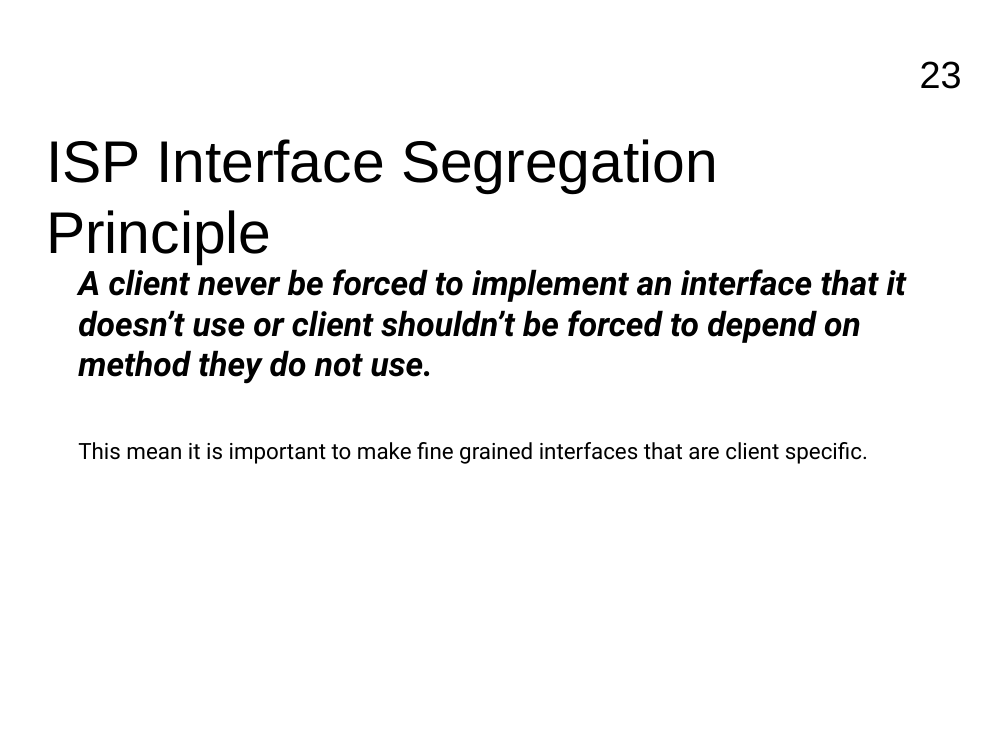
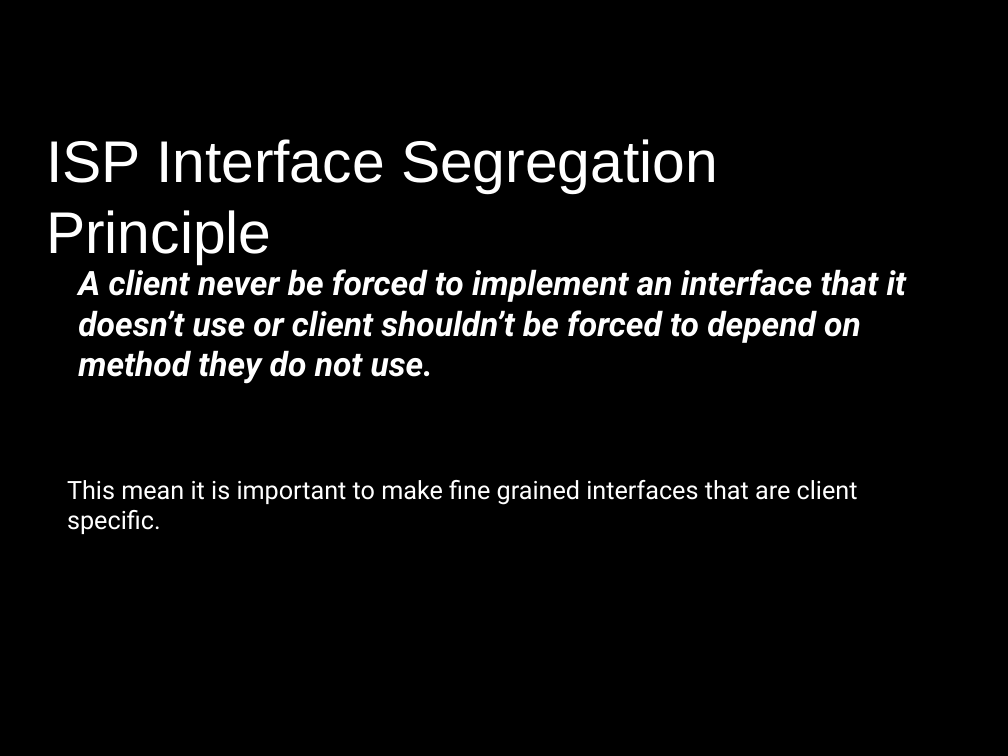
Before and after one commit to FrancoMelandri/SOLID, a slide deck: slide 23 of docs/solid.pptx. Drawn at 1008x756 pixels with LibreOffice and Linux fonts; fonts in the diff are those of the drawing. Boxes give left, top, right and bottom in pixels: in the first picture for what was removed or moved away, otherwise in the second. Text is boxed around its words. In the diff, an @@ line names an element or a change of style, - is before the commit and + after.

```diff
--- a/docs/solid.pptx
+++ b/docs/solid.pptx
@@ background #FFFFFF to #000000 @@
@@ page number removed at bbox=[920, 61, 962, 89] @@
-23
@@ text "ISP Interface Segregation Principle" at bbox=[46, 139, 718, 264]: text colour #000000 to #FFFFFF @@
@@ text "A client never be forced ..." at bbox=[78, 265, 907, 384]: text colour #000000 to #FFFFFF @@
@@ text at bbox=[78, 442, 868, 464]: paragraph removed @@
-This mean it is important to make fine grained interfaces that are client specific.
@@ text added at bbox=[67, 480, 858, 505], 18 pt, text #FFFFFF @@
+This mean it is important to make fine grained interfaces that are client specific.
```
Also in this commit, not shown: 52 other slides changed.
